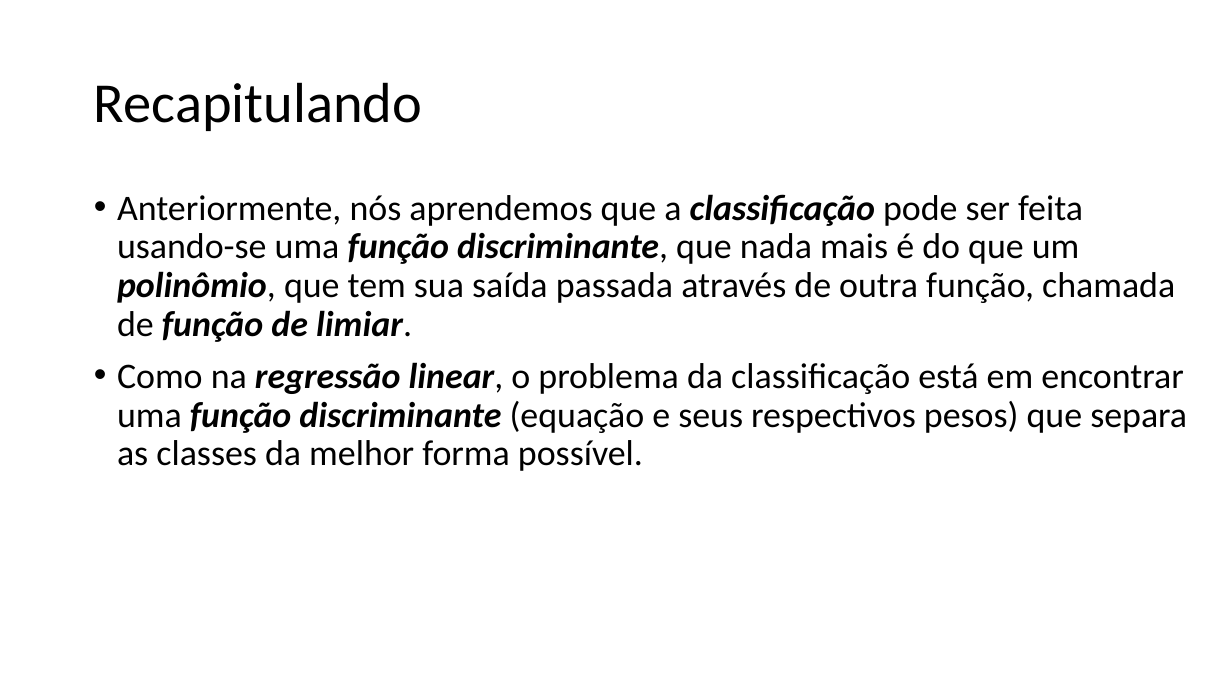
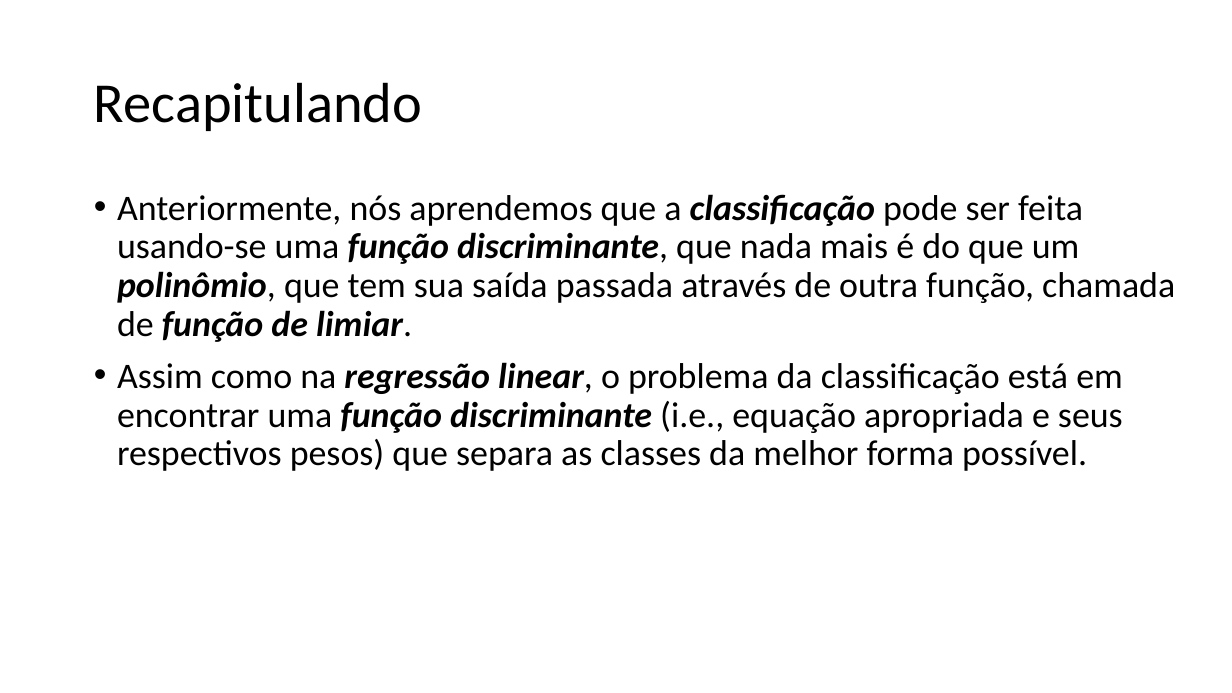
Before and after one commit to zz4fap/t320_aprendizado_de_maquina, a slide deck: slide 2 of slides/T320_Classificação (Parte III).pptx. Drawn at 1232x693 pixels with LibreOffice and Linux fonts; fonts in the diff are those of the drawing. Boxes give left, top, right and bottom in pixels: in the first picture for what was removed or moved away, otherwise in the second. Text is boxed around its words. In the diff, an @@ line names an element or a change of style, - is before the commit and + after.

```diff
--- a/slides/T320_Classificação (Parte III).pptx
+++ b/slides/T320_Classificação (Parte III).pptx
@@ text at box(117, 362, 1123, 471): text changed @@
-• Como na regressão linear, o problema da classificação está em encontrar uma função discriminante (equação e seus respectivos pesos) que separa as classes da melhor forma possível.
+• Assim como na regressão linear, o problema da classificação está em encontrar uma função discriminante (i.e., equação apropriada e seus respectivos pesos) que separa as classes da melhor forma possível.
```
Also in this commit, not shown: 2 other slides changed, 1 other file.
